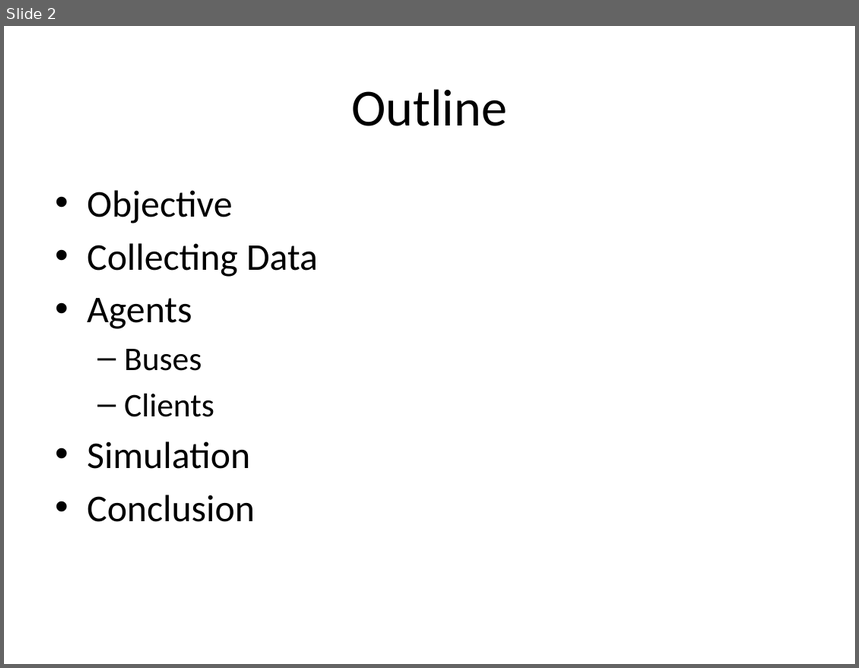
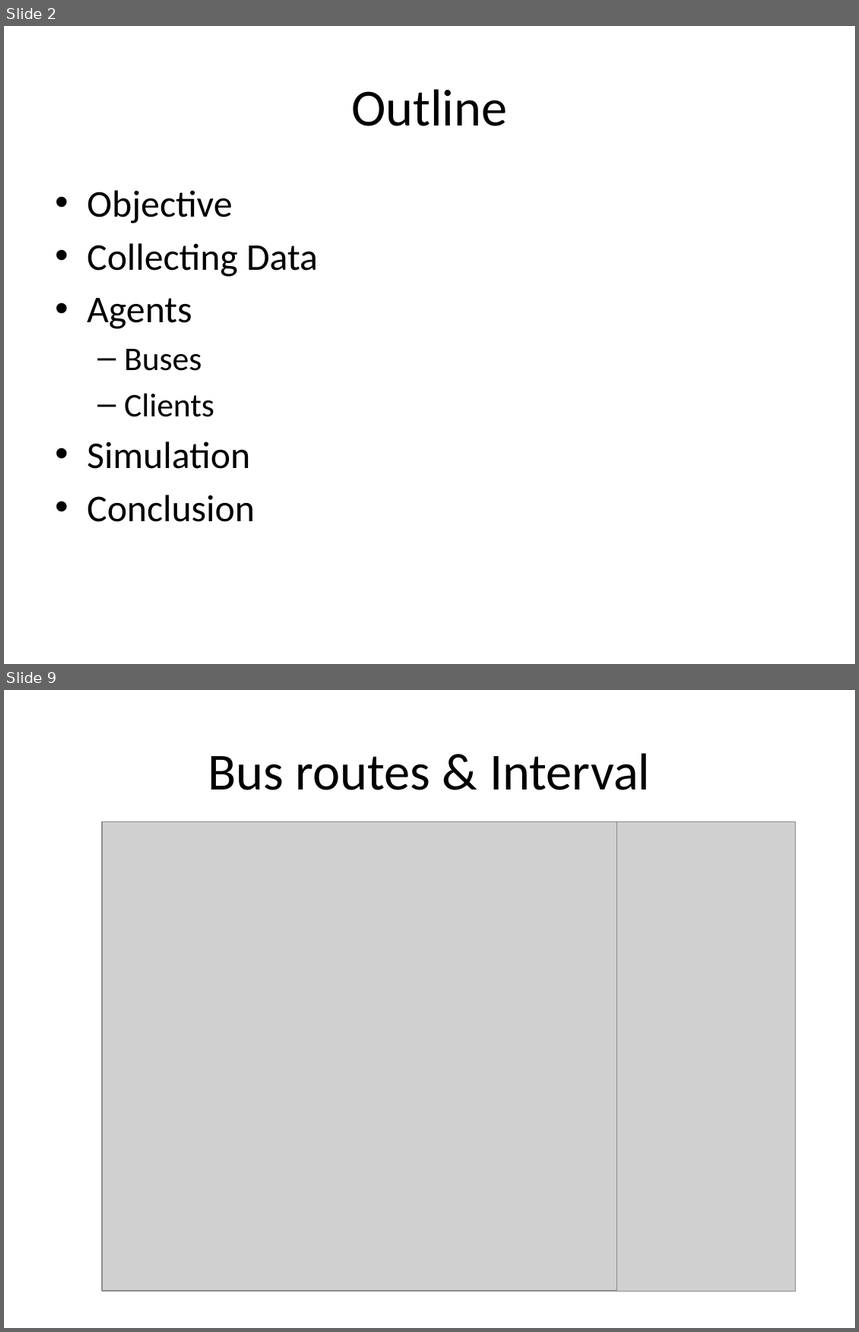
Before and after one commit to shawnwun/TPEBus_Simulation, a slide deck: ppt/multiagent_final.pptx. Shown one above the other, each under a label of ours: slide 2 before the commit, slides 2 and 9 after it; the slides between them are not shown. The pictures are 859x668 and 859x1332 pixels, drawn with LibreOffice and Linux fonts; fonts in the diff are those of the drawing; grey boxes stand for pictures. Boxes give left, top, right and bottom in pixels: in the first picture for what was removed or moved away, otherwise in the second. Text is boxed around its words. In the diff, an @@ line names an element or a change of style, - is before the commit and + after.

```diff
--- a/ppt/multiagent_final.pptx
+++ b/ppt/multiagent_final.pptx
@@ slide 9 added at (4, 690, 855, 1328), background #FFFFFF @@
@@ title added at (208, 753, 651, 790), 44 pt, text #000000 @@
+Bus routes & Interval
@@ picture added at (102, 822, 617, 1291) @@
@@ picture added at (617, 822, 796, 1291) @@
```
Also in this commit, not shown: 14 other slides added, 1 slide removed, 5 other files.
